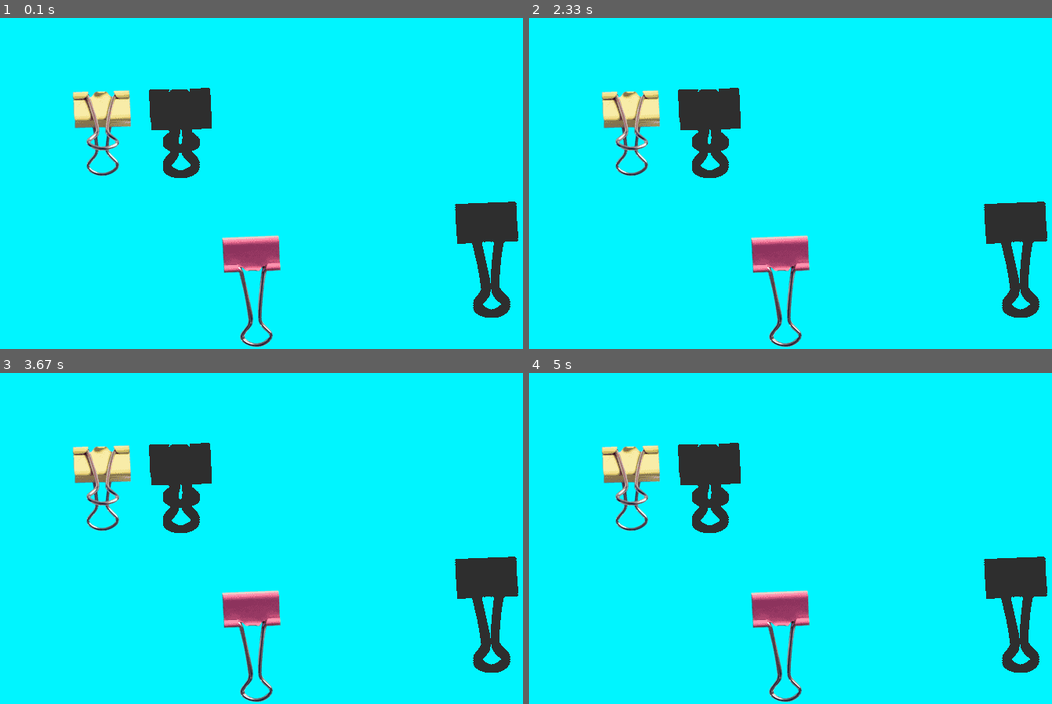
Above: before the commit, frames 1-4 (two rows, left to right).
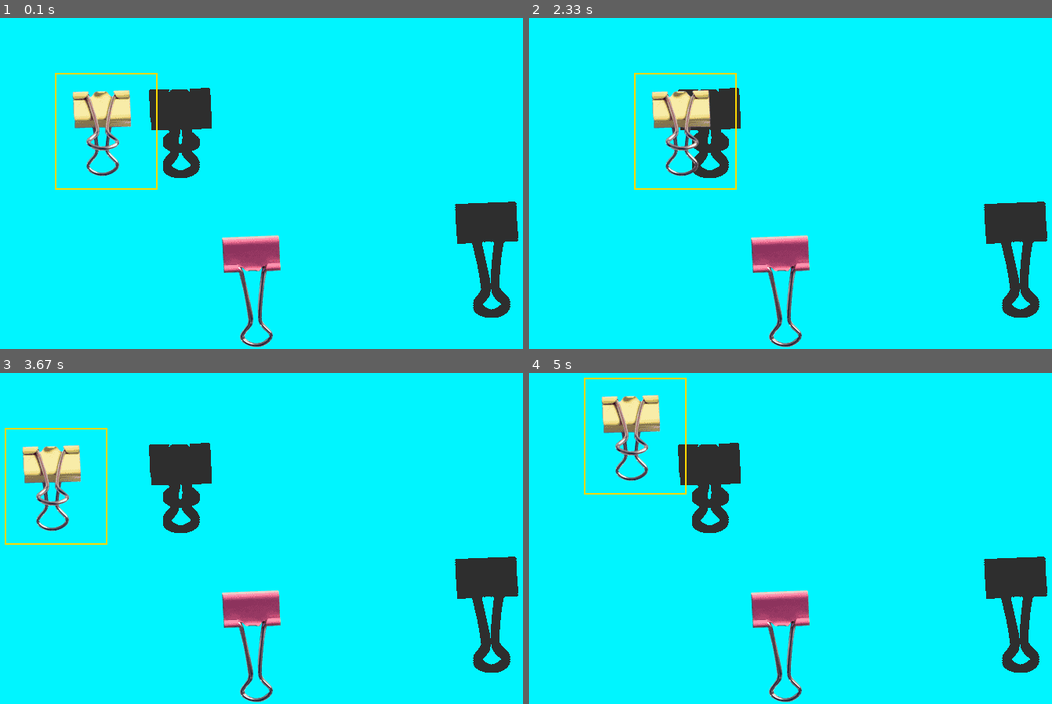
Above: after the commit, the same moments.

Repository: JoyYU271/2510-CSP1123-3-09
Game: pygame game, started from CSP project.py
Same seed, same stepped clock (60 frames per second), same inputs: the game is played once before the commit and once after it.
Inputs (mouse positions are in pixels of both pictures, inside the frame that each line leads up to):
- Up to frame 1 (0.1 s): no input
- Up to frame 2 (2.33 s): tap Space at 0.33, 1.17 s; hold Z 0.67-1.13 s; hold Right 0.67-1.13 s; hold Tab 1.5-1.97 s; move the mouse to (654, 41) at 1.53 s; tap Z at 1.57, 1.87, 2.07 s; hold D from 2 s (still down); move the mouse to (821, 216) at 2.03 s
- Up to frame 3 (3.67 s): tap Z at 2.37, 2.57, 2.9, 3.2, 3.4 s; release D at 2.47 s; hold Up 2.5-2.8 s; move the mouse to (203, 455) at 2.53 s; hold D 2.83-3.3 s; move the mouse to (507, 621) at 2.87 s; hold Left from 3.33 s (still down); move the mouse to (88, 561) at 3.37 s
- Up to frame 4 (5 s): tap Z at 3.7, 3.97, 4.3, 4.6, 4.73 s; release Left at 3.87 s; hold S 3.9-4.2 s; move the mouse to (638, 459) at 3.93 s; hold Left 4.23-4.63 s; move the mouse to (670, 588) at 4.27 s; hold W from 4.67 s (still down); move the mouse to (1046, 608) at 4.7 s

The runs differ from the first frame. In frame 1, 0.8% of the frame differs, in the area x 10-54%, y 16-100%; in frame 2, 3.5%; in frame 3, 3.5%, in the area x 0-54%, y 16-100%; in frame 4, 3.5%.

Commit message:
fixed the movement to keyboard controls

Diff:
--- a/CSP project.py
+++ b/CSP project.py
@@ -13,6 +13,8 @@
 class DraggableObjects:
     def __init__(self, image_path, start_pos, target_pos):
         self.image = pygame.image.load(image_path).convert_alpha()
+        self.original_image = self.image.copy()  #keep original
+        self.dark_image = self.create_darkened_image(self.image)
         self.rect = self.image.get_rect(topleft=start_pos)
         self.mask = pygame.mask.from_surface(self.image)
         self.original_pos = start_pos
@@ -20,9 +22,6 @@
         self.target_position = target_pos  # the fixed "hole" position
         self.mask_surf = self.mask
         self.placed = False     #true if snappped into hole
-
-        #how to assign different target pos to each object, maybe list?
-
 
         #for dragging
         self.dragging = False   #basically my acitve_object but made relevant to the class
@@ -36,31 +35,9 @@
                 if self.mask_surf.get_at((x, y))[0] != 0:
                     self.mask_surf.set_at((x, y), pygame.Color("gray18"))
 
-    def handle_event(self, event, active_obj_ref):
+    def handle_event(self):     #, event, active_obj_ref
         if self.placed:
             return
-
-        if event.type == pygame.MOUSEBUTTONDOWN:
-            if event.button == 1:
-                if self.rect.collidepoint(event.pos):
-                    self.dragging = True
-                    active_obj_ref[0] = self
-                    self.mouse_offset = (event.pos[0] - self.rect.x, event.pos[1] - self.rect.y)
-
-        elif event.type == pygame.MOUSEBUTTONUP:
-            if event.button == 1:
-                self.dragging = False
-                active_obj_ref[0] = None
-
-                offset_x = self.rect.x - self.target_position[0]
-                offset_y = self.rect.y - self.target_position[1]
-                if self.mask.overlap(self.mask, (offset_x, offset_y)):
-                    self.rect.topleft = self.target_position  # snap it to perfect alignment
-                    self.placed = True
-
-        elif event.type == pygame.MOUSEMOTION:
-                if self.dragging:
-                    self.rect.topleft = (event.pos[0] - self.mouse_offset[0], event.pos[1] - self.mouse_offset[1])
 
     def reset(self):
         self.rect.topleft = self.original_pos
@@ -76,106 +53,62 @@
                     screen.blit(self.mask_surf, (self.target_position[0] + dx, self.target_position[1] + dy))
 
 
-    def draw(self, screen):
-        screen.blit(self.image,self.rect)
+    def draw(self, screen, is_selected=False):
+        if is_selected:
+            pygame.draw.rect(screen, 'gold', self.rect.inflate(4, 4), 2)
+        if self.placed:
+            screen.blit(self.dark_image, self.rect)
+        else:
+            screen.blit(self.image,self.rect)
 
-# #create object
-# binder1 = pygame.image.load("minigame 1/binder_clip(small).png").convert_alpha()
-# binder1_rect = binder1.get_rect(topleft=(200, 100))
-# # binder1_pos
-# binder1_mask = pygame.mask.from_surface(binder1)
-
-# active_object = None
-
-# #mask -> surface
-# mask_image = binder1_mask.to_surface()
-# mask_image.set_colorkey((0,0,0))    #to hide black pixels
-
-# #fill surface with color (screen.fill would fill hidden pixels as well)
-# surf_w,surf_h = mask_image.get_size()
-# for x in range(surf_w):
-#     for y in range(surf_h):
-#         if mask_image.get_at((x,y))[0] != 0:
-#             mask_image.set_at((x,y), 'gray18')
+    def create_darkened_image(self, surface):
+        darkened = surface.copy()
+        darkened.fill((0,0,0,100), special_flags=pygame.BLEND_RGBA_SUB)
+        return darkened
 
 objects = [DraggableObjects("minigame 1/binder_clip(small).png", (100, 100), (200, 100)),
            DraggableObjects("minigame 1/binder_clip(tall).png", (300,290), (600, 250))]
 
-active_object = [None]
+selected_object_index = 0
 
 run = True
 while run:
-    #complex way for outline (but what if without the main image covering it?)
-    # offset = 3
-    # screen.blit(mask_image,(binder1_rect[0] + offset, binder1_rect[1])) #right
-    # screen.blit(mask_image,(binder1_rect[0] - offset, binder1_rect[1])) #left
-    # screen.blit(mask_image,(binder1_rect[0], binder1_rect[1] + offset)) #bottom
-    # screen.blit(mask_image,(binder1_rect[0], binder1_rect[1] - offset)) #top
-    # screen.blit(mask_image,(binder1_rect[0] + offset, binder1_rect[1] - offset)) #topright
-    # screen.blit(mask_image,(binder1_rect[0] + offset, binder1_rect[1] + offset)) #bottomright
-    # screen.blit(mask_image,(binder1_rect[0] - offset, binder1_rect[1] + offset)) #topleft
-    # screen.blit(mask_image,(binder1_rect[0] - offset, binder1_rect[1] - offset)) #bottomleft
-
-    # target_position = (100, 100)  # the fixed "hole" position
-    # for dx in [-offset, 0, offset]:
-    #     for dy in [-offset, 0, offset]:
-    #         if dx != 0 or dy != 0:
-    #             screen.blit(mask_image, (target_position[0] + dx, target_position[1] + dy))
-
-    # #draw object image
-    # screen.blit(binder1, binder1_rect)
-    # pygame.draw.rect(screen, 'turqoise1',binder1)
-
-    #update and draw boxes
-    # for box in boxes:
-    #    pygame.draw.rect(screen, 'purple', box)
-
-    #Let only on e object respond to drag at a time
     for event in pygame.event.get():
-        #binderClip.handle_event(event)
-        #BinderClip.handle_event(event)
-        for obj in reversed(objects):   #top-most drawn gets priority
-            obj.handle_event(event, active_object)
-            if active_object[0] is obj:
-                break   #stop checking others if this one is active
-
         if event.type == pygame.KEYDOWN:
-            if event.key == pygame.K_SPACE:
+            #to reset the game
+            if event.key == pygame.K_z:
                 for obj in objects:
                     obj.reset()
-                active_object[0] = None
-    #     if event.type == pygame.MOUSEBUTTONDOWN:
-    #         if event.button == 1:   # 1 = left most button on mouse...?
-    # #            for num, box in enumerate(boxes):
-    #             if binder1_rect.collidepoint(event.pos):     #binder1 no attribute to collidepoint XP
-    #                 active_object = binder1_rect   # ?
-    #                 mouse_offset = (event.pos[0] - binder1_rect.x, event.pos[1] - binder1_rect.y) #so the object doesn't move its top left of mouse pointer
-    # #                 if box.collidepoint(event.pos):  #checking for each box if collide with mouse pointer
-    # #                     active_box = num             #event.pos is mouse position, but need variable to check which box mouse is over
+                selected_object_index = 0
 
-    #     if event.type == pygame.MOUSEBUTTONUP:
-    #         if event.button == 1:
-    #     #         active_box = None
-    #             active_object = None
-    #         #if binder1_rect.colliderect(pygame.Rect(target_position, binder1.get_size())):
-    #                 #print("Object is over the hole!")
-    #         offset_x = binder1_rect.x - target_position[0]
-    #         offset_y = binder1_rect.y - target_position[1]
-    #         overlap = binder1_mask.overlap(binder1_mask, (offset_x, offset_y))
-    #         if overlap:
-    #             binder1_rect.topleft = target_position  # snap it to perfect alignment
+            if event.key == pygame.K_TAB:
+                selected_object_index = (selected_object_index + 1) % len(objects)
 
-
-    # maybe snap into place or check mask overlap
-
-        # if event.type == pygame.MOUSEMOTION:
-        # #     if active_box != None:   #check box is being clicked on
-        # #         boxes[active_box].move_ip(event.rel)    #event.rel comes from pygame.MOUSEMOTION and shows the exact position of mouse pointer
-        #     if active_object != None:
-        #         binder1_rect.topleft = (event.pos[0] - mouse_offset[0], event.pos[1] - mouse_offset[1])
+            #Try to 'drop' with SPACE
+            if event.key == pygame.K_SPACE:
+                obj = objects[selected_object_index]
+                offset_x = obj.rect.x - obj.target_position[0]
+                offset_y = obj.rect.y - obj.target_position[1]
+                if obj.mask.overlap(obj.mask, (offset_x, offset_y)):
+                    obj.rect.topleft = obj.target_position
+                    obj.placed = True
 
         if event.type == pygame.QUIT:
             run = False
+
+    keys = pygame.key.get_pressed()
+    obj = objects[selected_object_index]
+
+    #Movement keys (WASD or Arrows)
+    if not obj.placed:
+        if keys[pygame.K_LEFT] or keys[pygame.K_a]:
+            obj.rect.x -= 4
+        if keys[pygame.K_RIGHT] or keys[pygame.K_d]:
+            obj.rect.x += 4
+        if keys[pygame.K_UP] or keys[pygame.K_w]:
+            obj.rect.y -= 4
+        if keys[pygame.K_DOWN] or keys[pygame.K_s]:
+            obj.rect.y += 4
 
     screen.fill('turquoise1')
 
@@ -187,11 +120,9 @@
     for obj in objects:
         obj.draw(screen)
 
-    #binderClip.draw_target_slot(screen)
-    #binderClip.draw(screen)
+    for i, obj in enumerate(objects):
+        obj.draw(screen, is_selected=(i == selected_object_index))
 
-    #BinderClip.draw_target_slot(screen)
-    #BinderClip.draw(screen)
     pygame.display.update()
 
 pygame.quit()
--- /dev/null
+++ b/objects.json
@@ -0,0 +1,7 @@
+{
+"Object":{
+    "computer":[
+        {"speaker": "narrator", "text": "It shows a printer icon (Do I... print something?)"}
+        ]}
+
+}
